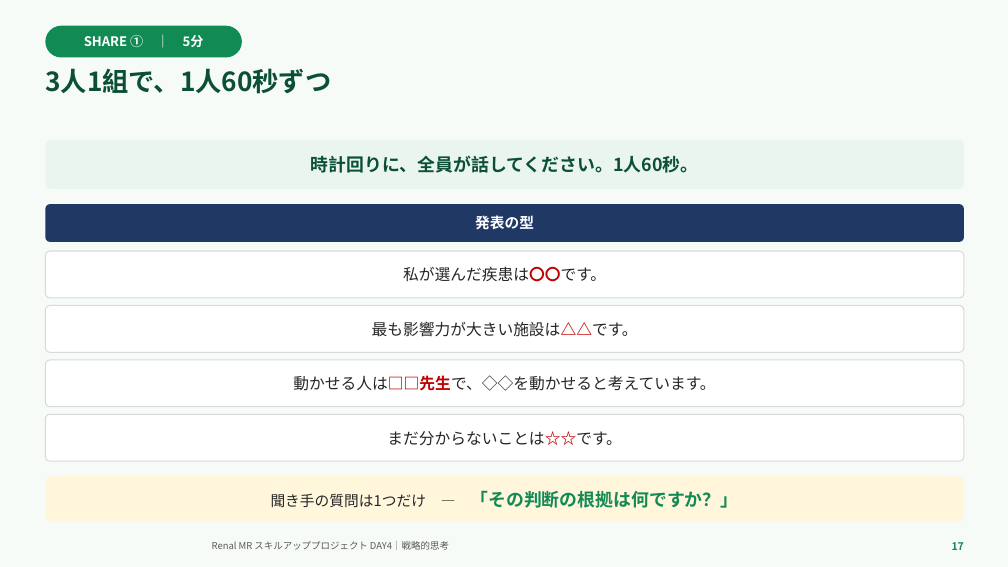
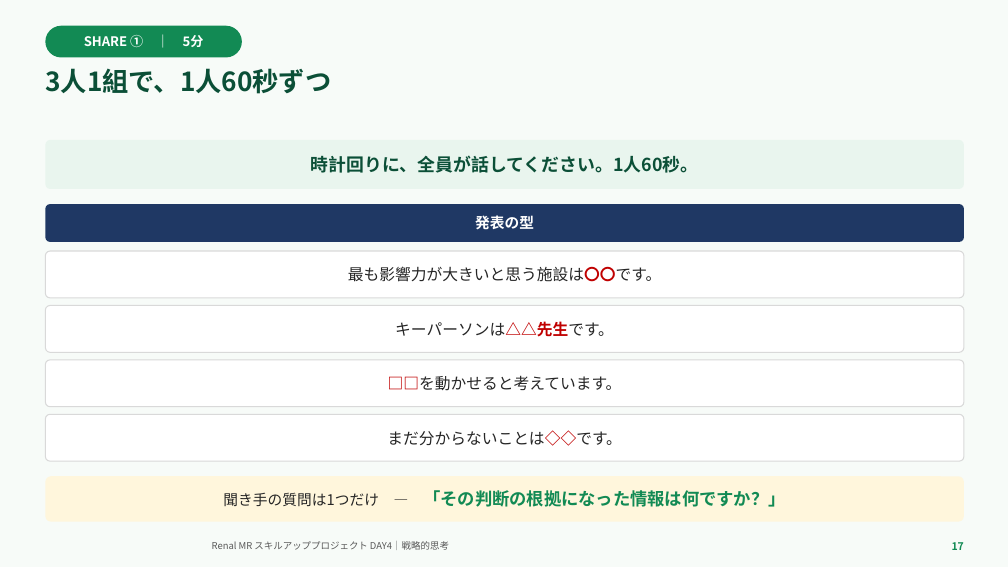
Before and after one commit to TAKUYA-1187/Claude, a slide deck: slide 17 of novartis_training/DAY4_ちょっと分かるだけで世界が変わる.pptx. Drawn at 1008x567 pixels with LibreOffice and Linux fonts; fonts in the diff are those of the drawing; background and template pictures are left out. Boxes give left, top, right and bottom in pixels: in the first picture for what was removed or moved away, otherwise in the second. Text is boxed around its words. In the diff, an @@ line names an element or a change of style, - is before the commit and + after.

```diff
--- a/novartis_training/DAY4_ちょっと分かるだけで世界が変わる.pptx
+++ b/novartis_training/DAY4_ちょっと分かるだけで世界が変わる.pptx
@@ text in rounded rectangle at [348,266,661,282]: text changed @@
-私が選んだ疾患は〇〇です。
+最も影響力が大きいと思う施設は〇〇です。
@@ text in rounded rectangle at [395,321,614,337]: text changed @@
-最も影響力が大きい施設は△△です。
+キーパーソンは△△先生です。
@@ text in rounded rectangle at [388,375,622,391]: text changed @@
-動かせる人は□□先生で、◇◇を動かせると考えています。
+□□を動かせると考えています。
@@ text in rounded rectangle at [387,430,622,446]: text changed @@
-まだ分からないことは☆☆です。
+まだ分からないことは◇◇です。
@@ text in rounded rectangle at [223,490,785,507]: text changed; size 17 to 16.5 pt @@
-聞き手の質問は1つだけ — 「その判断の根拠は何ですか？」
+聞き手の質問は1つだけ — 「その判断の根拠になった情報は何ですか？」
```
Also in this commit, not shown: 21 other slides changed, 2 other files.
